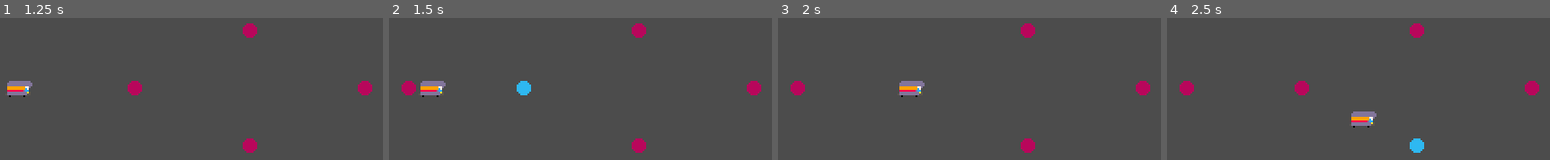
Above: before the commit, frames 1-4 (left to right).
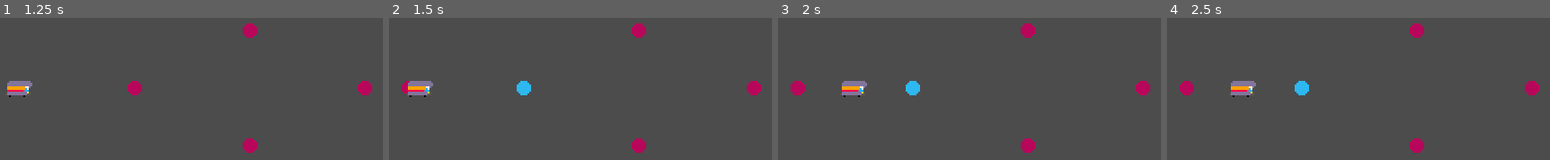
Above: after the commit, the same moments.

Repository: youssefevan/global-game-jam-2023
Game: Godot game, scene res://Scenes/TestingGrounds.tscn
Two runs of this game, one before a commit and one after it. Both use one fixed random seed, a clock stepped at 60 frames per second and the inputs below. This scene is started directly instead of the project's main scene.
Inputs (mouse positions are in pixels of both pictures, inside the frame that each line leads up to):
- Up to frame 1 (1.25 s): tap Enter at 0.5 s; move the mouse to (19, 87) at 0.52 s; click (19, 87) at 0.6 s
- Up to frame 2 (1.5 s): tap Space at 1.25 s; move the mouse to (523, 87) at 1.27 s; click (523, 87) at 1.35 s
- Up to frame 3 (2 s): no input
- Up to frame 4 (2.5 s): move the mouse to (1415, 145) at 2.02 s; click (1415, 145) at 2.1 s

Frame 1 is identical in both runs. In frame 2, 0.7% of the frame differs, in the area x 4-15%, y 44-56%; in frame 3, 1.2%; in frame 4, 1.8%, in the area x 16-68%, y 44-95%.

Commit message:
Random encounter setup

Diff:
--- a/Global Game Jam 2023/Scenes/World.tscn
+++ b/Global Game Jam 2023/Scenes/World.tscn
@@ -49,9 +49,10 @@
 
 [node name="Boston" parent="." instance=ExtResource( 1 )]
 position = Vector2( 256, 64 )
+number = 1
 city_name = "Boston"
 
 [node name="Player" parent="." instance=ExtResource( 2 )]
-position = Vector2( 32, 32 )
+starting_city_node = NodePath("../Manhattan")
 
 [connection signal="new_target_city" from="Manhattan" to="Player" method="_on_Manhattan_new_target_city"]
--- a/Global Game Jam 2023/Scripts/global.gd
+++ b/Global Game Jam 2023/Scripts/global.gd
@@ -5,3 +5,49 @@
 var current_city : City
 
 var arrived := true
+var random = RandomNumberGenerator.new()
+
+onready var player : Player
+
+func get_encounter():
+	random.randomize()
+	var enable_encounter = random.randi() % 2
+
+	if enable_encounter != 0:
+		pass
+	else:
+		player.pause_for_encounter()
+		var which_encounter = random.randi() % 4
+		match which_encounter:
+			0:
+				flat_tire()
+			1:
+				hit_deer()
+			2:
+				heavy_traffic()
+			3:
+				rest_stop()
+
+func flat_tire():
+	print("flat tire")
+	yield(get_tree().create_timer(1), "timeout")
+	player.pause_for_encounter()
+	print("unpause")
+
+func hit_deer():
+	print("hit deer")
+	yield(get_tree().create_timer(1), "timeout")
+	player.pause_for_encounter()
+	print("unpause")
+
+func heavy_traffic():
+	print("heavy traffic")
+	yield(get_tree().create_timer(1), "timeout")
+	player.pause_for_encounter()
+	print("unpause")
+
+func rest_stop():
+	print("rest stop")
+	yield(get_tree().create_timer(1), "timeout")
+	player.pause_for_encounter()
+	print("unpause")
--- a/Global Game Jam 2023/Scripts/player.gd
+++ b/Global Game Jam 2023/Scripts/player.gd
@@ -1,17 +1,23 @@
 extends KinematicBody2D
+class_name Player
 
 export var starting_city_node: NodePath
 onready var starting_city : City = get_node(starting_city_node)
 
 var call_tween := true
 var travel_time := 0.0
+var city_distance := 0.0
 
 func _ready():
+	Global.player = self
 	self.global_position = starting_city.global_position
 	Global.current_city = starting_city
 
 func _physics_process(delta):
 	if Global.target_city != null:
+		if  int(self.global_position.distance_to(Global.target_city.global_position)) == int(city_distance/2):
+			Global.get_encounter()
+
 		if self.global_position == Global.target_city.global_position:
 			Global.arrived = true
 			Global.current_city = Global.target_city
@@ -21,9 +27,14 @@
 	if Global.arrived:
 		call_tween = true
 
+func pause_for_encounter():
+	get_tree().paused = !get_tree().paused
+
 func move():
 	if call_tween == true:
-		travel_time = self.global_position.distance_to(Global.target_city.global_position)/100
+		city_distance = self.global_position.distance_to(Global.target_city.global_position)
+		travel_time = city_distance/50
+		#print(travel_time)
 		var tween = create_tween().set_trans(Tween.TRANS_LINEAR).set_ease(Tween.EASE_IN_OUT)
 		tween.tween_property(self, "global_position", Global.target_city.global_position, travel_time)
 		call_tween = false
--- a/Global Game Jam 2023/project.godot
+++ b/Global Game Jam 2023/project.godot
@@ -13,9 +13,15 @@
 "class": "City",
 "language": "GDScript",
 "path": "res://Scripts/city.gd"
+}, {
+"base": "KinematicBody2D",
+"class": "Player",
+"language": "GDScript",
+"path": "res://Scripts/player.gd"
 } ]
 _global_script_class_icons={
-"City": ""
+"City": "",
+"Player": ""
 }
 
 [application]
